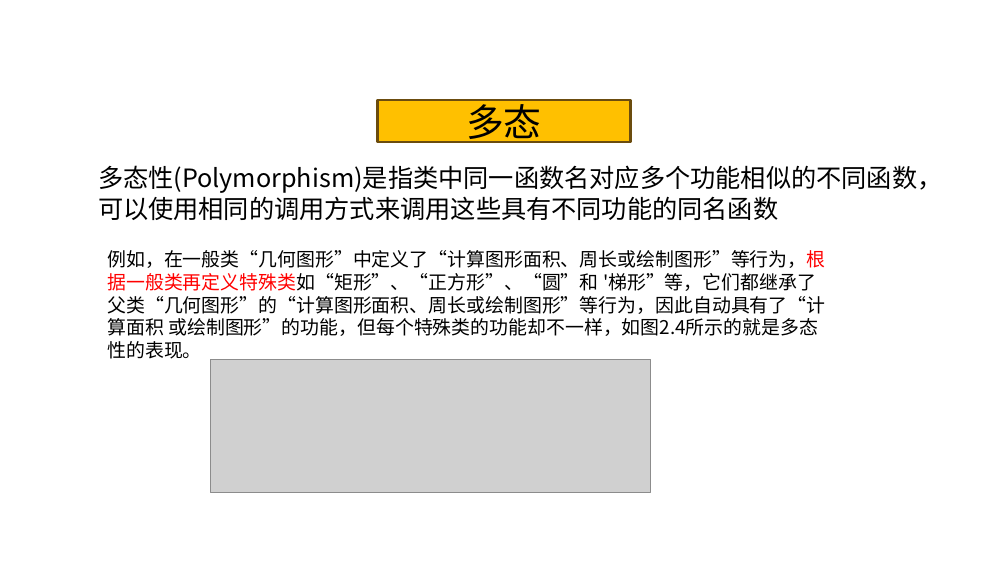
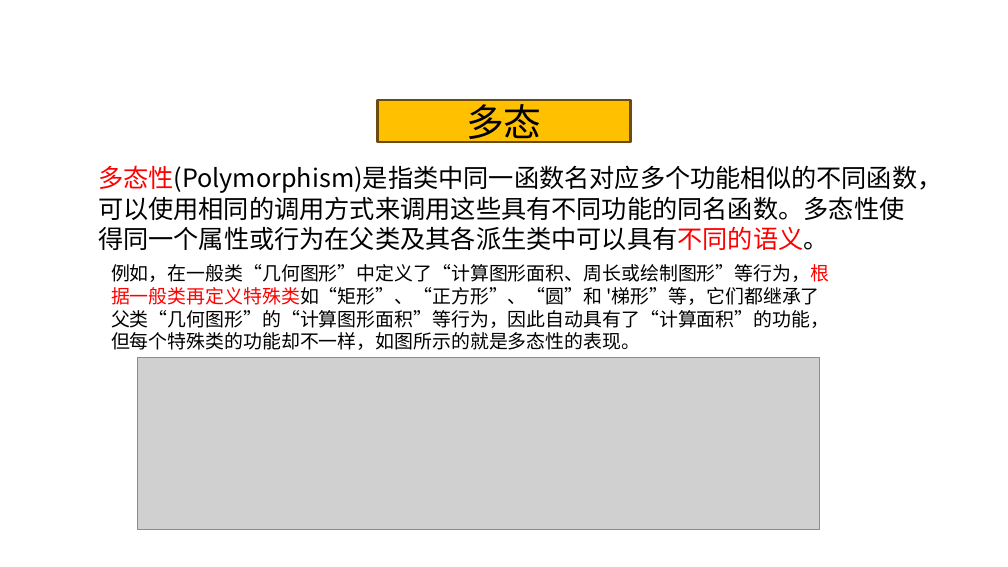
Before and after one commit to on6nx/requirement, a slide deck: slide 15 of uml2/G07翻转课堂2(3.20).pptx (slide 16 before the commit). Drawn at 1008x567 pixels with LibreOffice and Linux fonts; fonts in the diff are those of the drawing; grey boxes stand for pictures; background and template pictures are left out. Boxes give left, top, right and bottom in pixels: in the first picture for what was removed or moved away, otherwise in the second. Text is boxed around its words. In the diff, an @@ line names an element or a change of style, - is before the commit and + after.

```diff
--- a/uml2/G07翻转课堂2(3.20).pptx
+++ b/uml2/G07翻转课堂2(3.20).pptx
@@ text at <box>98,165,942,250</box>: text changed @@
-多态性(Polymorphism)是指类中同一函数名对应多个功能相似的不同函数，可以使用相同的调用方式来调用这些具有不同功能的同名函数
+多态性(Polymorphism)是指类中同一函数名对应多个功能相似的不同函数，可以使用相同的调用方式来调用这些具有不同功能的同名函数。多态性使得同一个属性或行为在父类及其各派生类中可以具有不同的语义。
@@ text at <box>111,264,829,350</box>: text changed @@
-例如，在一般类“几何图形”中定义了“计算图形面积、周长或绘制图形”等行为，根据一般类再定义特殊类如“矩形”、“正方形”、“圆”和 '梯形”等，它们都继承了父类“几何图形”的“计算图形面积、周长或绘制图形”等行为，因此自动具有了“计算面积 或绘制图形”的功能，但每个特殊类的功能却不一样，如图2.4所示的就是多态性的表现。
+例如，在一般类“几何图形”中定义了“计算图形面积、周长或绘制图形”等行为，根据一般类再定义特殊类如“矩形”、“正方形”、“圆”和 '梯形”等，它们都继承了父类“几何图形”的“计算图形面积”等行为，因此自动具有了“计算面积”的功能，但每个特殊类的功能却不一样，如图所示的就是多态性的表现。
@@ picture added at <box>138,358,820,530</box> @@
@@ picture removed at <box>210,360,651,492</box> @@
```
Also in this commit, not shown: 9 other slides changed, 2 slides added, 2 slides removed.
